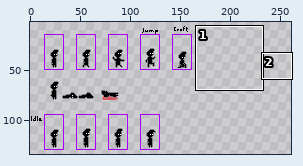
Pixel-art file, stored at Assets/Sprites/Player/Atlas_Player.aseprite. The picture above shows the old version from afar; the outline marks the close-up.
Close-up. The starting point:
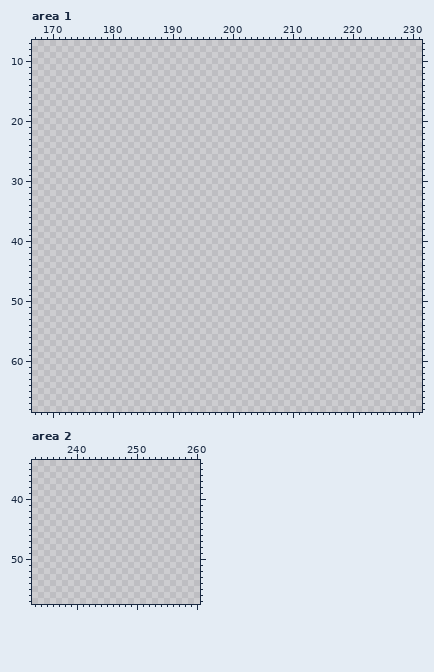
320x160 pixels, 1 frame. Shown: area 1: x 167..231, y 7..68; area 2: x 233..260, y 34..57. The wide view leaves out empty margins. The commit also changed other parts of the picture, which this record leaves out.
Once edited:
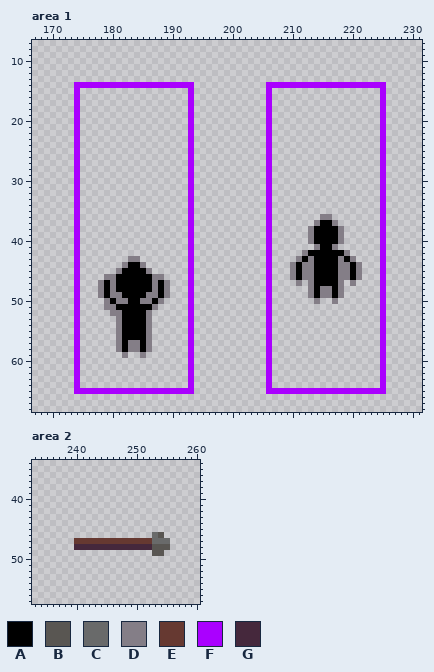
Palette (. is transparent): A #000000  B #595652  C #696a6a  D #847e87  E #663931  F #aa00ff  G #45283c
The edit:
Area 1, layers "Atlas", "Extra":
y 14: x 174..193 .................... -> FFFFFFFFFFFFFFFFFFFF; x 206..225 .................... -> FFFFFFFFFFFFFFFFFFFF
y 15..35: x 174 . -> F; x 193 . -> F; x 206 . -> F; x 225 . -> F
y 36: x 174 . -> F; x 193 . -> F; x 206 . -> F; x 215..216 .. -> DD; x 225 . -> F
y 37: x 174 . -> F; x 193 . -> F; x 206 . -> F; x 214..217 .... -> DAAD; x 225 . -> F
y 38..40: x 174 . -> F; x 193 . -> F; x 206 . -> F; x 213..218 ...... -> DAAAAD; x 225 . -> F
y 41: x 174 . -> F; x 193 . -> F; x 206 . -> F; x 214..217 .... -> DAAD; x 225 . -> F
y 42: x 174 . -> F; x 193 . -> F; x 206 . -> F; x 212..219 ........ -> DAAAAAAD; x 225 . -> F
y 43: x 174 . -> F; x 183..184 .. -> DD; x 193 . -> F; x 206 . -> F; x 211..220 .......... -> DADAAAADAD; x 225 . -> F
y 44: x 174 . -> F; x 182..185 .... -> DAAD; x 193 . -> F; x 206 . -> F; x 210..221 ............ -> DADDAAAADDAD; x 225 . -> F
y 45: x 174 . -> F; x 181..186 ...... -> DAAAAD; x 193 . -> F; x 206 . -> F; x 210..221 ............ -> DADDAAAADDAD; x 225 . -> F
y 46: x 174 . -> F; x 179..188 .......... -> DDAAAAAADD; x 193 . -> F; x 206 . -> F; x 210..221 ............ -> DADDAAAADDAD; x 225 . -> F
y 47: x 174 . -> F; x 178..189 ............ -> DADAAAAAADAD; x 193 . -> F; x 206 . -> F; x 211 . -> D; x 213..218 ...... -> DAAAAD; x 220 . -> D; x 225 . -> F
y 48: x 174 . -> F; x 178..189 ............ -> DADAAAAAADAD; x 193 . -> F; x 206 . -> F; x 213..218 ...... -> DADDAD; x 225 . -> F
y 49: x 174 . -> F; x 178..189 ............ -> DADDAAAADDAD; x 193 . -> F; x 206 . -> F; x 213..218 ...... -> DADDAD; x 225 . -> F
y 50: x 174 . -> F; x 179..188 .......... -> DADDAADDAD; x 193 . -> F; x 206 . -> F; x 214 . -> D; x 217 . -> D; x 225 . -> F
y 51: x 174 . -> F; x 179..187 ......... -> DDAAAAAAD; x 193 . -> F; x 206 . -> F; x 225 . -> F
y 52: x 174 . -> F; x 180..186 ....... -> DDAAAAD; x 193 . -> F; x 206 . -> F; x 225 . -> F
y 53..56: x 174 . -> F; x 181..186 ...... -> DAAAAD; x 193 . -> F; x 206 . -> F; x 225 . -> F
y 57..58: x 174 . -> F; x 181..186 ...... -> DADDAD; x 193 . -> F; x 206 . -> F; x 225 . -> F
y 59: x 174 . -> F; x 182 . -> D; x 185 . -> D; x 193 . -> F; x 206 . -> F; x 225 . -> F
y 60..64: x 174 . -> F; x 193 . -> F; x 206 . -> F; x 225 . -> F
y 65: x 174..193 .................... -> FFFFFFFFFFFFFFFFFFFF; x 206..225 .................... -> FFFFFFFFFFFFFFFFFFFF
Area 2, layer "Extra":
y 46: x 253..254 .. -> CB
y 47: x 240..255 ................ -> EEEEEEEEEEEEECCC
y 48: x 240..255 ................ -> GGGGGGGGGGGGGBBB
y 49: x 253..254 .. -> BB
Changed places in both close-ups, as pixel boxes (x1, y1, x2, y2):
added: (74, 82, 194, 394)
added: (266, 82, 386, 394)
added: (74, 532, 170, 556)
